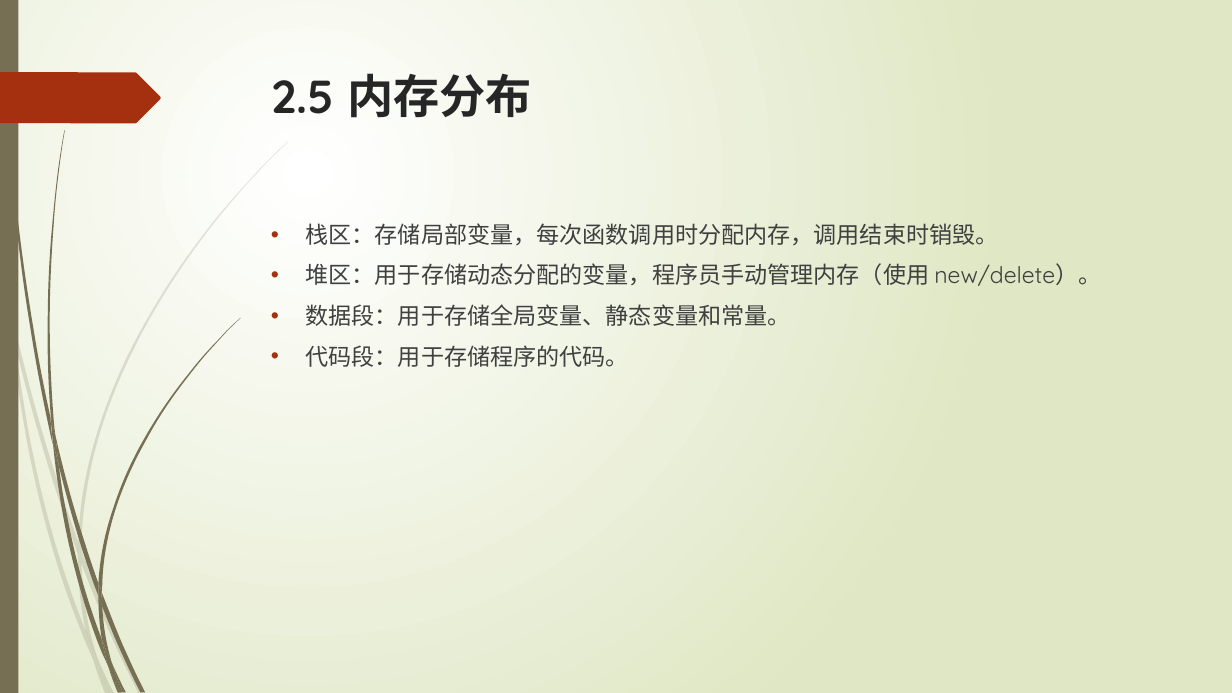
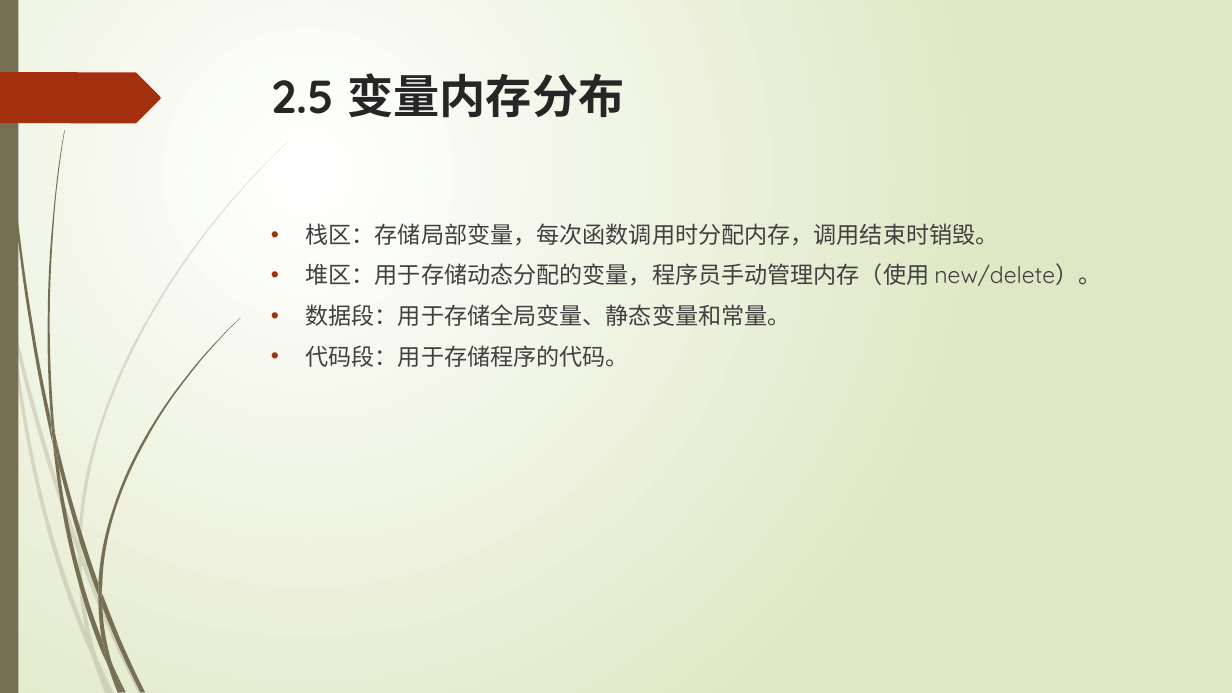
Before and after one commit to liuty2006/learn, a slide deck: slide 22 of learn_cpp/docs/C++语言培训.pptx. Drawn at 1232x693 pixels with LibreOffice and Linux fonts; fonts in the diff are those of the drawing. Boxes give left, top, right and bottom in pixels: in the first picture for what was removed or moved away, otherwise in the second. Text is boxed around its words. In the diff, an @@ line names an element or a change of style, - is before the commit and + after.

```diff
--- a/learn_cpp/docs/C++语言培训.pptx
+++ b/learn_cpp/docs/C++语言培训.pptx
@@ title at box(271, 73, 624, 118): text changed @@
-2.5 内存分布
+2.5 变量内存分布
```
Also in this commit, not shown: 2 other slides changed, 18 other files.
